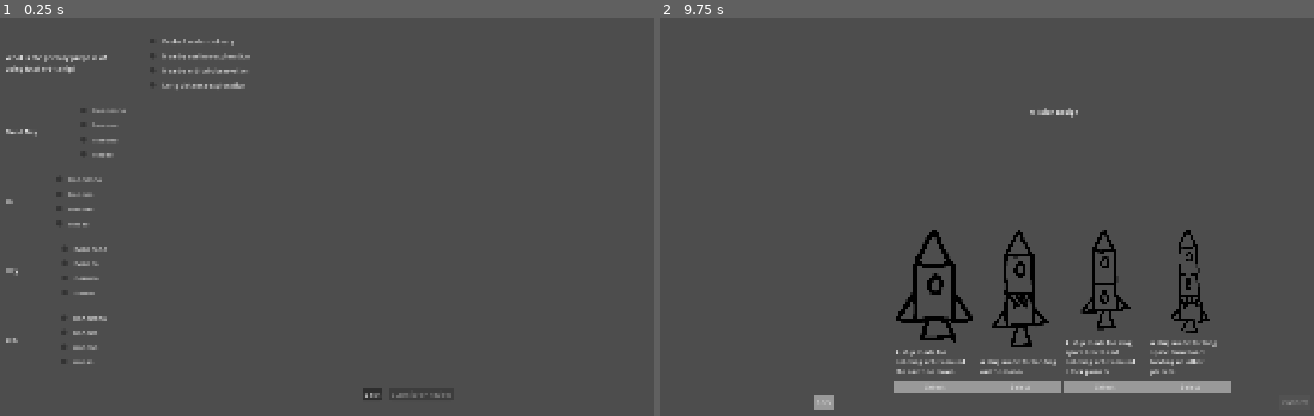
Above: before the commit, frames 1-2 (left to right).
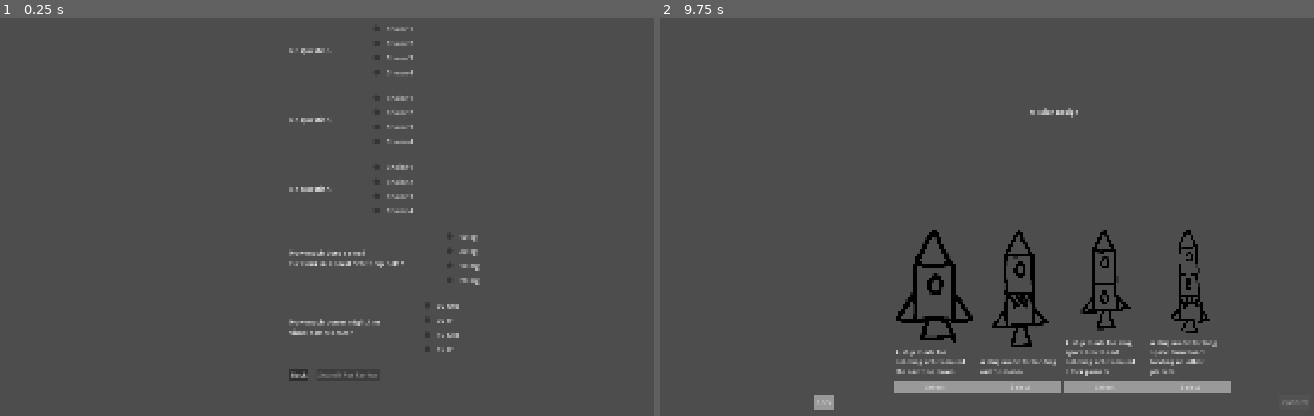
Above: after the commit, the same moments.

Repository: mathdude283/miners-in-space
Game: Godot game, scene res://forum.tscn
Same seed, same stepped clock (60 frames per second), same inputs: the game is played once before the commit and once after it. This scene is started directly instead of the project's main scene.
Inputs (mouse positions are in pixels of both pictures, inside the frame that each line leads up to):
- Up to frame 1 (0.25 s): no input
- Up to frame 2 (9.75 s): click (764, 109) at 0.5 s, where only the run before the commit has a clickable "bananana"; click (764, 125) at 1.25 s, where only the run before the commit has a clickable "banana"; click (764, 141) at 2 s, where only the run before the commit has a clickable "nanana"; click (764, 153) at 2.75 s, where only the run before the commit has a clickable "naaaa"; click (1124, 236) at 3.5 s, where only the run after the commit has a clickable "10 kg"; click (1124, 252) at 4.25 s, where only the run after the commit has a clickable "20 kg"; click (1124, 264) at 5 s, where only the run after the commit has a clickable "10 mg"; click (1124, 280) at 5.75 s, where only the run after the commit has a clickable "20 mg"; click (1104, 304) at 6.5 s, where only the run after the commit has a clickable "30 GHz"; click (1104, 320) at 7.25 s, where only the run after the commit has a clickable "30 W"; click (1104, 336) at 8 s, where only the run after the commit has a clickable "15 GHz"; click (1104, 348) at 8.75 s, where only the run after the commit has a clickable "15 W"; click "Back" at 9.5 s

The runs differ from the first frame. In frame 1, 2.8% of the frame differs, in the area x 0-74%, y 2-96%; in frame 2, nothing differs.

Commit message:
forum update

Diff:
--- a/forum.gd
+++ b/forum.gd
@@ -1,9 +1,10 @@
 extends Node2D
 
-@export var questions:MarginContainer
-
-@onready var submit:Button = $CanvasLayer/UI/Buttons/HBoxContainer/Submit
-@onready var back:Button = $CanvasLayer/UI/Buttons/HBoxContainer/Back
+@onready var questions:MarginContainer = $CanvasLayer/UI/Questions
+@onready var evaluation:MarginContainer = $CanvasLayer/UI/Evaluation
+
+@onready var submit:Button = $CanvasLayer/UI/Questions/VerticalAlign/QuestionButtons/Position/Submit
+
 @onready var question1:Label = $"CanvasLayer/UI/Questions/VerticalAlign"/Q1Container/Question1
 @onready var Q1Answers:VBoxContainer = $CanvasLayer/UI/Questions/VerticalAlign/Q1Container/AnswerContainer
 @onready var question2:Label = $CanvasLayer/UI/Questions/VerticalAlign/Q2Container/Question2
@@ -18,11 +19,14 @@
 
 # Called when the node enters the scene tree for the first time.
 func _ready() -> void:
+	# Scene selective reset
+	questions.show()
+	evaluation.hide()
 	submit.disabled = true
 	# Question Generation
-	question1.text = generate_question(PlayerData.MissionConfig.SHIPTYPE, PlayerData.ShipType.LOCALORBIT)
-	question2.text = generate_question(PlayerData.MissionConfig.ENGINETYPE, PlayerData.EngineType.SOLIDSMALL)
-	question3.text = generate_question(PlayerData.MissionConfig.MISSION, PlayerData.Scenario.MISSION_1)
+	question1.text = generate_question(PlayerData.MissionConfig.SHIPTYPE, PlayerData.ship_type)
+	question2.text = generate_question(PlayerData.MissionConfig.ENGINETYPE, PlayerData.engine_type)
+	question3.text = generate_question(PlayerData.MissionConfig.MISSION, PlayerData.scenario)
 	question4.text = generate_question(PlayerData.MissionConfig.MAXFUEL, PlayerData.MaxFuel.SMALL)
 	question5.text = generate_question(PlayerData.MissionConfig.INSTRUMENTS, PlayerData.Instruments.VISUALCAMERA)
 
@@ -39,7 +43,7 @@
 			return (
 			"""
 			What is the primary purpose of
-			using local orbit ship?
+			using Local Orbit ship?
 			""")
 		elif topic == PlayerData.ShipType.LOCALLANDING:
 			# Answer Options Generation
@@ -49,27 +53,30 @@
 			Q1Answers.get_children()[3].text = "2"
 			return (
 			"""
-			How many bays does a local landing ship contain?
+			How many bays does a local landing
+			ship contain?
 			""")
 		elif topic == PlayerData.ShipType.LONGORBIT:
 			# Answer Options Generation
-			Q1Answers.get_children()[0].text = "bananana"
-			Q1Answers.get_children()[1].text = "banana"
-			Q1Answers.get_children()[2].text = "nanana"
-			Q1Answers.get_children()[3].text = "naaaa"
-			return (
-			"""
-			Hello
+			Q1Answers.get_children()[0].text = "600 kg" # Correct
+			Q1Answers.get_children()[1].text = "350 kg"
+			Q1Answers.get_children()[2].text = "600 mg"
+			Q1Answers.get_children()[3].text = "350 mg"
+			return (
+			"""
+			What is the basic onboard propellant
+			capacity of a Long Orbit ship?
 			""")
 		elif topic == PlayerData.ShipType.LONGLANDING:
 			# Answer Options Generation
-			Q1Answers.get_children()[0].text = "bananana"
-			Q1Answers.get_children()[1].text = "banana"
-			Q1Answers.get_children()[2].text = "nanana"
-			Q1Answers.get_children()[3].text = "naaaa"
-			return (
-			"""
-			Hello
+			Q1Answers.get_children()[0].text = "6"
+			Q1Answers.get_children()[1].text = "4"
+			Q1Answers.get_children()[2].text = "7"
+			Q1Answers.get_children()[3].text = "5"
+			return (
+			"""
+			How many Instruments can a Long
+			Landing Ship hold?
 			""")
 	# Generate Engine Type Question
 	if configType == PlayerData.MissionConfig.ENGINETYPE:
@@ -131,125 +138,68 @@
 	# Generate Scenario Type Question
 	if configType == PlayerData.MissionConfig.MISSION:
 		if topic == PlayerData.Scenario.MISSION_1:
-			Q3Answers.get_children()[0].text = "bananana"
-			Q3Answers.get_children()[1].text = "banana"
-			Q3Answers.get_children()[2].text = "nanana"
-			Q3Answers.get_children()[3].text = "naaaa"
-			return (
-			"""
-			Hi
-			""")
-		elif topic == PlayerData.Scenario.MISSION_2:
-			Q3Answers.get_children()[0].text = "bananana"
-			Q3Answers.get_children()[1].text = "banana"
-			Q3Answers.get_children()[2].text = "nanana"
-			Q3Answers.get_children()[3].text = "naaaa"
-			return (
-			"""
-			Hi
-			""")
-		elif topic == PlayerData.Scenario.MISSION_3:
-			Q3Answers.get_children()[0].text = "bananana"
-			Q3Answers.get_children()[1].text = "banana"
-			Q3Answers.get_children()[2].text = "nanana"
-			Q3Answers.get_children()[3].text = "naaaa"
-			return (
-			"""
-			Hi
+			Q3Answers.get_children()[0].text = "Light Pollution"
+			Q3Answers.get_children()[1].text = "Wildfires"
+			Q3Answers.get_children()[2].text = "Extreme Weather"
+			Q3Answers.get_children()[3].text = "Earth's Rotation"
+			return (
+			"""
+			You have selected Mission 1.
+			What will you be detecting?
 			""")
 	# Generate Fuel Type Question
 	if configType == PlayerData.MissionConfig.MAXFUEL:
 		if topic == PlayerData.MaxFuel.SMALL:
-			Q4Answers.get_children()[0].text = "bananana"
-			Q4Answers.get_children()[1].text = "banana"
-			Q4Answers.get_children()[2].text = "nanana"
-			Q4Answers.get_children()[3].text = "naaaa"
-			return (
-			"""
-			Hey
+			Q4Answers.get_children()[0].text = "10 kg" # Correct
+			Q4Answers.get_children()[1].text = "20 kg"
+			Q4Answers.get_children()[2].text = "10 mg"
+			Q4Answers.get_children()[3].text = "20 mg"
+			return (
+			"""
+			How much does a small
+			fuel tank in a Local Orbit ship hold?
 			""")
 		elif topic == PlayerData.MaxFuel.MEDIUM:
-			Q4Answers.get_children()[0].text = "bananana"
-			Q4Answers.get_children()[1].text = "banana"
-			Q4Answers.get_children()[2].text = "nanana"
-			Q4Answers.get_children()[3].text = "naaaa"
-			return (
-			"""
-			Hey
+			Q4Answers.get_children()[0].text = "150 kg"
+			Q4Answers.get_children()[1].text = "350 kg"
+			Q4Answers.get_children()[2].text = "250 kg" # Correct
+			Q4Answers.get_children()[3].text = "450 kg"
+			return (
+			"""
+			How much does a medium
+			fuel tank in Long Orbit ship hold?
 			""")
 		elif topic == PlayerData.MaxFuel.LARGE:
-			Q4Answers.get_children()[0].text = "bananana"
-			Q4Answers.get_children()[1].text = "banana"
-			Q4Answers.get_children()[2].text = "nanana"
-			Q4Answers.get_children()[3].text = "naaaa"
-			return (
-			"""
-			Hey
+			Q4Answers.get_children()[0].text = "60 kg"
+			Q4Answers.get_children()[1].text = "30 kg"
+			Q4Answers.get_children()[2].text = "60 L"
+			Q4Answers.get_children()[3].text = "30 L"
+			return (
+			"""
+			How much does a large
+			fuel tank in Local Orbit ship hold?
 			""")
 	# Generate Instrument/Components Type Question
 	if configType == PlayerData.MissionConfig.INSTRUMENTS:
 		if topic == PlayerData.Instruments.VISUALCAMERA:
-			Q5Answers.get_children()[0].text = "bananana"
-			Q5Answers.get_children()[1].text = "banana"
-			Q5Answers.get_children()[2].text = "nanana"
-			Q5Answers.get_children()[3].text = "naaaa"
-			return (
-			"""
-			Ello
+			Q5Answers.get_children()[0].text = "30 GHz"
+			Q5Answers.get_children()[1].text = "30 W"
+			Q5Answers.get_children()[2].text = "15 GHz"
+			Q5Answers.get_children()[3].text = "15 W" # Correct
+			return (
+			"""
+			How much power might the
+			visual camera cost?
 			""")
 		elif topic == PlayerData.Instruments.INFAREDCAMERA:
-			Q5Answers.get_children()[0].text = "bananana"
-			Q5Answers.get_children()[1].text = "banana"
-			Q5Answers.get_children()[2].text = "nanana"
-			Q5Answers.get_children()[3].text = "naaaa"
-			return (
-			"""
-			Ello
-			""")
-		elif topic == PlayerData.Instruments.RADARSAR:
-			Q5Answers.get_children()[0].text = "bananana"
-			Q5Answers.get_children()[1].text = "banana"
-			Q5Answers.get_children()[2].text = "nanana"
-			Q5Answers.get_children()[3].text = "naaaa"
-			return (
-			"""
-			Ello
-			""")
-		elif topic == PlayerData.Instruments.SPECTROMETER:
-			Q5Answers.get_children()[0].text = "bananana"
-			Q5Answers.get_children()[1].text = "banana"
-			Q5Answers.get_children()[2].text = "nanana"
-			Q5Answers.get_children()[3].text = "naaaa"
-			return (
-			"""
-			Ello
-			""")
-		elif topic == PlayerData.Instruments.MAGNETOMETER:
-			Q5Answers.get_children()[0].text = "bananana"
-			Q5Answers.get_children()[1].text = "banana"
-			Q5Answers.get_children()[2].text = "nanana"
-			Q5Answers.get_children()[3].text = "naaaa"
-			return (
-			"""
-			Ello
-			""")
-		elif topic == PlayerData.Instruments.PROBE:
-			Q5Answers.get_children()[0].text = "bananana"
-			Q5Answers.get_children()[1].text = "banana"
-			Q5Answers.get_children()[2].text = "nanana"
-			Q5Answers.get_children()[3].text = "naaaa"
-			return (
-			"""
-			Ello
-			""")
-		elif topic == PlayerData.Instruments.ALTIMETER:
-			Q5Answers.get_children()[0].text = "bananana"
-			Q5Answers.get_children()[1].text = "banana"
-			Q5Answers.get_children()[2].text = "nanana"
-			Q5Answers.get_children()[3].text = "naaaa"
-			return (
-			"""
-			Ello
+			Q5Answers.get_children()[0].text = "8 Mb" # Correct
+			Q5Answers.get_children()[1].text = "80 Mb"
+			Q5Answers.get_children()[2].text = "2 Mb"
+			Q5Answers.get_children()[3].text = "8 Gb"
+			return (
+			"""
+			What is the speed at which
+			the Infared Camera transmits data?
 			""")
 	return "No Question"
 # Called every frame. 'delta' is the elapsed time since the previous frame.
@@ -264,6 +214,10 @@
 	if (Q1Answer != null and Q2Answer != null and Q3Answer != null and Q4Answer != null and Q5Answer != null):
 		submit.disabled = false
 
+func start_review() -> void:
+	print("Starting review..")
+	questions.hide()
+	evaluation.show()
 
 func _on_back_pressed() -> void:
 	print("Back pressed!")
@@ -272,3 +226,4 @@
 
 func _on_submit_pressed() -> void:
 	print("Submit pressed!")
+	start_review()
--- a/forum.tscn
+++ b/forum.tscn
@@ -6,6 +6,8 @@
 [ext_resource type="ButtonGroup" uid="uid://bul1dl8pwefvm" path="res://assets/ButtonGroups/Q3Answers.tres" id="4_tavjp"]
 [ext_resource type="ButtonGroup" uid="uid://gh8ex45sc0ig" path="res://assets/ButtonGroups/Q4Answers.tres" id="5_334ht"]
 [ext_resource type="ButtonGroup" uid="uid://cohnf2ds2l2vb" path="res://assets/ButtonGroups/Q5Answers.tres" id="6_q5ox3"]
+
+[sub_resource type="LabelSettings" id="LabelSettings_x3hvf"]
 
 [node name="Forum" type="Node2D" unique_id=47568375]
 script = ExtResource("1_pcb8i")
@@ -21,11 +23,12 @@
 grow_vertical = 2
 
 [node name="Questions" type="MarginContainer" parent="CanvasLayer/UI" unique_id=421722413]
+visible = false
 layout_mode = 1
 anchors_preset = -1
-anchor_left = 0.124
+anchor_left = 0.472
 anchor_top = 0.079
-anchor_right = 0.213
+anchor_right = 0.506
 anchor_bottom = 0.742
 grow_horizontal = 2
 grow_vertical = 2
@@ -41,6 +44,8 @@
 [node name="Question1" type="Label" parent="CanvasLayer/UI/Questions/VerticalAlign/Q1Container" unique_id=228679030]
 layout_mode = 2
 text = "Question 1"
+label_settings = SubResource("LabelSettings_x3hvf")
+vertical_alignment = 3
 
 [node name="AnswerContainer" type="VBoxContainer" parent="CanvasLayer/UI/Questions/VerticalAlign/Q1Container" unique_id=1619796240]
 layout_mode = 2
@@ -209,24 +214,87 @@
 button_group = ExtResource("6_q5ox3")
 text = "Choice 4"
 
-[node name="Buttons" type="MarginContainer" parent="CanvasLayer/UI" unique_id=32972411]
-layout_mode = 0
-offset_left = 885.3
-offset_top = 890.0
-offset_right = 1102.3
-offset_bottom = 921.0
-
-[node name="HBoxContainer" type="HBoxContainer" parent="CanvasLayer/UI/Buttons" unique_id=637593713]
+[node name="QuestionButtons" type="MarginContainer" parent="CanvasLayer/UI/Questions/VerticalAlign" unique_id=32972411]
+layout_mode = 2
+
+[node name="Position" type="HBoxContainer" parent="CanvasLayer/UI/Questions/VerticalAlign/QuestionButtons" unique_id=637593713]
 layout_mode = 2
 theme_override_constants/separation = 20
 
-[node name="Back" type="Button" parent="CanvasLayer/UI/Buttons/HBoxContainer" unique_id=1887287968]
+[node name="Back" type="Button" parent="CanvasLayer/UI/Questions/VerticalAlign/QuestionButtons/Position" unique_id=1887287968]
 layout_mode = 2
 text = "Back"
 
-[node name="Submit" type="Button" parent="CanvasLayer/UI/Buttons/HBoxContainer" unique_id=1692037757]
+[node name="Submit" type="Button" parent="CanvasLayer/UI/Questions/VerticalAlign/QuestionButtons/Position" unique_id=1692037757]
 layout_mode = 2
 text = "Submit For Review"
 
-[connection signal="pressed" from="CanvasLayer/UI/Buttons/HBoxContainer/Back" to="." method="_on_back_pressed"]
-[connection signal="pressed" from="CanvasLayer/UI/Buttons/HBoxContainer/Submit" to="." method="_on_submit_pressed"]
+[node name="Evaluation" type="MarginContainer" parent="CanvasLayer/UI" unique_id=1331884171]
+layout_mode = 1
+anchors_preset = -1
+anchor_left = 0.427
+anchor_right = 0.427
+offset_right = 149.0
+offset_bottom = 31.0
+
+[node name="VerticalAlign" type="VBoxContainer" parent="CanvasLayer/UI/Evaluation" unique_id=409619396]
+layout_mode = 2
+theme_override_constants/separation = 20
+
+[node name="Question1" type="HBoxContainer" parent="CanvasLayer/UI/Evaluation/VerticalAlign" unique_id=875959892]
+layout_mode = 2
+
+[node name="Result" type="Label" parent="CanvasLayer/UI/Evaluation/VerticalAlign/Question1" unique_id=1551203208]
+layout_mode = 2
+text = "Question 1 Result"
+
+[node name="Question2" type="HBoxContainer" parent="CanvasLayer/UI/Evaluation/VerticalAlign" unique_id=1393314152]
+layout_mode = 2
+
+[node name="Result" type="Label" parent="CanvasLayer/UI/Evaluation/VerticalAlign/Question2" unique_id=218671252]
+layout_mode = 2
+text = "Question 2 Result"
+
+[node name="Question3" type="HBoxContainer" parent="CanvasLayer/UI/Evaluation/VerticalAlign" unique_id=98217683]
+layout_mode = 2
+
+[node name="Result" type="Label" parent="CanvasLayer/UI/Evaluation/VerticalAlign/Question3" unique_id=706840564]
+layout_mode = 2
+text = "Question 3 Result"
+
+[node name="Question4" type="HBoxContainer" parent="CanvasLayer/UI/Evaluation/VerticalAlign" unique_id=1019107612]
+layout_mode = 2
+
+[node name="Result" type="Label" parent="CanvasLayer/UI/Evaluation/VerticalAlign/Question4" unique_id=1169699407]
+layout_mode = 2
+text = "Question 4 Result"
+
+[node name="Question5" type="HBoxContainer" parent="CanvasLayer/UI/Evaluation/VerticalAlign" unique_id=1675094092]
+layout_mode = 2
+
+[node name="Result" type="Label" parent="CanvasLayer/UI/Evaluation/VerticalAlign/Question5" unique_id=1139567221]
+layout_mode = 2
+text = "Question 5 Result"
+
+[node name="ReviewSummary" type="Label" parent="CanvasLayer/UI/Evaluation/VerticalAlign" unique_id=1321161134]
+layout_mode = 2
+text = "Review Summary"
+
+[node name="EvaluationButtons" type="MarginContainer" parent="CanvasLayer/UI/Evaluation/VerticalAlign" unique_id=343107577]
+layout_mode = 2
+offset_transform_enabled = true
+
+[node name="Position" type="HBoxContainer" parent="CanvasLayer/UI/Evaluation/VerticalAlign/EvaluationButtons" unique_id=1843833498]
+layout_mode = 2
+theme_override_constants/separation = 20
+
+[node name="Retry" type="Button" parent="CanvasLayer/UI/Evaluation/VerticalAlign/EvaluationButtons/Position" unique_id=2080465124]
+layout_mode = 2
+text = "Retry"
+
+[node name="Continue" type="Button" parent="CanvasLayer/UI/Evaluation/VerticalAlign/EvaluationButtons/Position" unique_id=1334025330]
+layout_mode = 2
+text = "Continue"
+
+[connection signal="pressed" from="CanvasLayer/UI/Questions/VerticalAlign/QuestionButtons/Position/Back" to="." method="_on_back_pressed"]
+[connection signal="pressed" from="CanvasLayer/UI/Questions/VerticalAlign/QuestionButtons/Position/Submit" to="." method="_on_submit_pressed"]
--- a/mission_design.gd
+++ b/mission_design.gd
@@ -110,7 +110,6 @@
 				PlayerData.fuel_amount = 100
 		title.text = "You chose a " + PlayerData.ship_type_dict[str(PlayerData.ship_type)] + " ship, a " + PlayerData.engine_type_dict[str(PlayerData.engine_type)] + ", with " + str(PlayerData.fuel_amount) + " fuel."
 
-
 func _fuel_amount_back():
 	if option_menu.back_button_pressed.is_connected(_fuel_amount_back):
 		option_menu.back_button_pressed.disconnect(_fuel_amount_back)
Not shown, added: forum.tscn13816817739.tmp
Not shown, added: forum.tscn745518659.tmp
Not shown, added: forum.tscn751536489.tmp
Not shown, added: forum.tscn757003590.tmp
